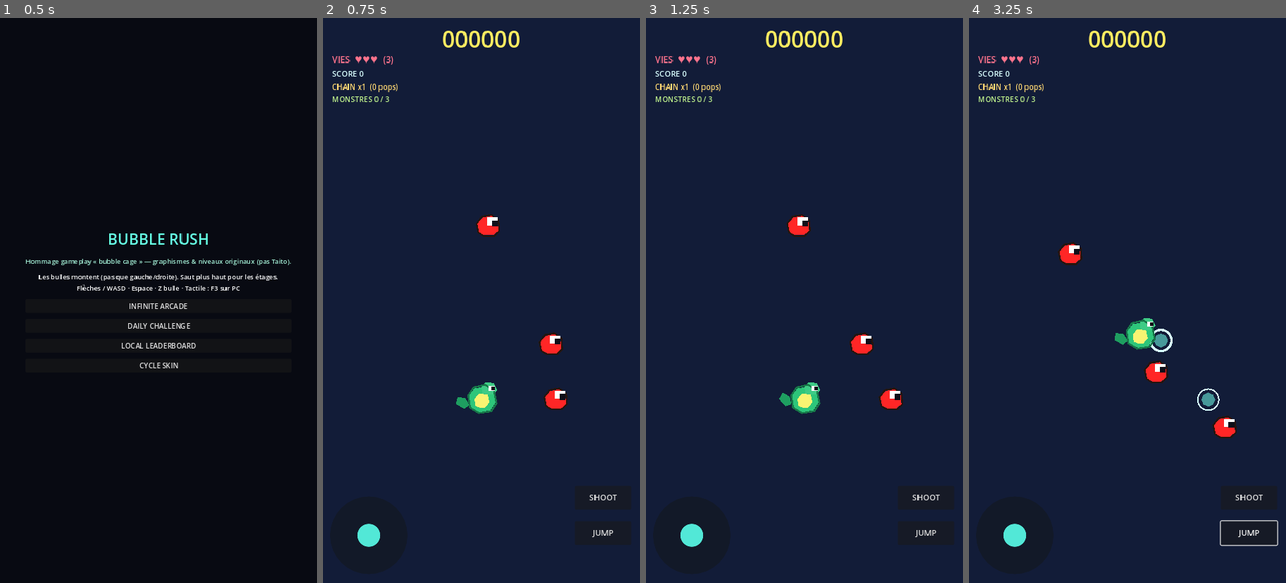
Above: before the commit, frames 1-4 (left to right).
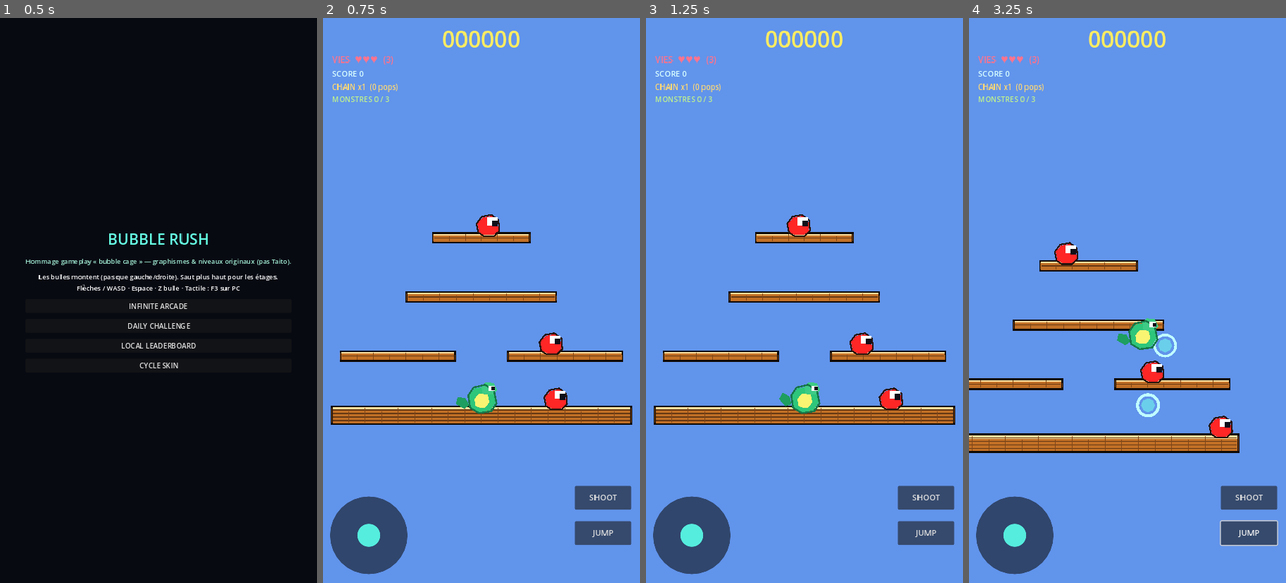
Above: after the commit, the same moments.

Repository: NateDjan/myapp
Game: Godot game, scene res://scenes/main.tscn
The game is run twice, just before and just after one commit, with the same random seed, the same clock (stepped at 60 frames per second) and the same inputs.
Inputs (mouse positions are in pixels of both pictures, inside the frame that each line leads up to):
- Up to frame 1 (0.5 s): no input
- Up to frame 2 (0.75 s): click "INFINITE ARCADE" at 0.5 s
- Up to frame 3 (1.25 s): no input
- Up to frame 4 (3.25 s): click "SHOOT" at 1.25 s; click "JUMP" at 2 s; tap Enter (ui_accept) at 2.75, 3.02 s; move the mouse to (1197, 272) at 2.77 s; hold Right (ui_right) from 2.78 s (still down); tap Z at 2.85 s; click (1197, 272) at 2.92 s

Frame 1 is identical in both runs. In frame 2, 98% of the frame differs, in the area x 0-100%, y 0-100%; in frame 3, 98%; in frame 4, 99%.

Commit message:
feat(game): briques style Mario & bulles horizontales avec portance
Co-authored-by: NateDjan <NateDjan@users.noreply.github.com>

Diff:
--- a/game/scenes/main.tscn
+++ b/game/scenes/main.tscn
@@ -1,9 +1,10 @@
-[gd_scene load_steps=12 format=3]
+[gd_scene load_steps=13 format=3]
 
 [ext_resource type="Script" path="res://scripts/main.gd" id="1_main"]
 [ext_resource type="Script" path="res://scripts/level_manager.gd" id="2_lm"]
 [ext_resource type="Script" path="res://scripts/juice_camera.gd" id="3_cam"]
 [ext_resource type="PackedScene" path="res://scenes/player.tscn" id="4_pl"]
+[ext_resource type="Script" path="res://scripts/brick_platform_visual.gd" id="5_brick"]
 
 [sub_resource type="RectangleShape2D" id="Rect_floor"]
 size = Vector2(680, 40)
@@ -56,10 +57,40 @@
 offset_top = -120.0
 offset_right = 840.0
 offset_bottom = 1400.0
-color = Color(0.07, 0.11, 0.22, 1)
+color = Color(0.38, 0.58, 0.92, 1)
+
+[node name="BrickFloor" type="Node2D" parent="GameWorld/World"]
+z_index = -2
+position = Vector2(360, 1020)
+script = ExtResource("5_brick")
+brick_size = Vector2(680, 40)
 
 [node name="Platforms" type="StaticBody2D" parent="GameWorld/World"]
 collision_layer = 1
+
+[node name="Vis_L" type="Node2D" parent="GameWorld/World/Platforms"]
+z_index = -2
+position = Vector2(170, 886)
+script = ExtResource("5_brick")
+brick_size = Vector2(260, 22)
+
+[node name="Vis_R" type="Node2D" parent="GameWorld/World/Platforms"]
+z_index = -2
+position = Vector2(550, 886)
+script = ExtResource("5_brick")
+brick_size = Vector2(260, 22)
+
+[node name="Vis_MID" type="Node2D" parent="GameWorld/World/Platforms"]
+z_index = -2
+position = Vector2(360, 752)
+script = ExtResource("5_brick")
+brick_size = Vector2(340, 22)
+
+[node name="Vis_TOP" type="Node2D" parent="GameWorld/World/Platforms"]
+z_index = -2
+position = Vector2(360, 618)
+script = ExtResource("5_brick")
+brick_size = Vector2(220, 22)
 
 [node name="P_L" type="CollisionShape2D" parent="GameWorld/World/Platforms"]
 position = Vector2(170, 886)
--- /dev/null
+++ b/game/scripts/brick_platform_visual.gd
@@ -0,0 +1,32 @@
+extends Node2D
+## Dessin procédural « briques Mario » (lisible, pas d’images).
+
+@export var brick_size: Vector2 = Vector2(260, 22)
+
+
+func _ready() -> void:
+	z_index = -2
+	queue_redraw()
+
+
+func _draw() -> void:
+	var w := brick_size.x
+	var h := brick_size.y
+	var tl := Vector2(-w * 0.5, -h * 0.5)
+	var rect := Rect2(tl, brick_size)
+
+	draw_rect(rect, Color(0.76, 0.44, 0.15))
+	draw_rect(Rect2(tl, Vector2(w, maxf(5.0, h * 0.24))), Color(1.0, 0.88, 0.62))
+	draw_rect(rect, Color(0.06, 0.04, 0.02), false, 4.0)
+
+	var rows := maxi(2, mini(5, int(h / 8.0)))
+	for r in range(1, rows):
+		var yy := tl.y + float(r) * (h / float(rows))
+		draw_line(Vector2(tl.x + 3, yy), Vector2(tl.x + w - 3, yy), Color(0.4, 0.22, 0.08), 2.0)
+
+	var cols := maxi(4, int(w / 36.0))
+	var cw := w / float(cols)
+	for c in range(cols + 1):
+		var xx := tl.x + float(c) * cw
+		var shift := (c % 2) * (h * 0.22)
+		draw_line(Vector2(xx, tl.y + shift + 3), Vector2(xx, tl.y + h - 3), Color(0.5, 0.28, 0.1), 1.6)
--- a/game/scripts/bubble.gd
+++ b/game/scripts/bubble.gd
@@ -1,16 +1,15 @@
 extends CharacterBody2D
-## Bulle qui **monte** : dérive vers le haut + tir en diagonale haute (pas ping-pong horizontal infini).
+## Bulle « arcade » : surtout **horizontale**, portance vers le haut (pas ping-pong vertical).
 
 signal enemy_trapped(bubble: Node, enemy: Node)
 signal bubble_popped(bubble: Node, world_pos: Vector2)
 
-const FLOAT_SPEED := 56.0
+const FLOAT_SPEED := 58.0
 const ENEMY_STATE_BUBBLED := 2
-const BUOY_STEER := 0.11 ## Vers où on pousse la direction chaque frame (vers le haut).
-const HORIZ_DAMP := 0.985 ## Réduit peu à peu le va-et-vient horizontal.
+const UPLIFT := 520.0 ## Réduit vy (monte) chaque seconde — vy positif = vers le bas en Godot.
+const MAX_UP := -780.0
 
-var dir: Vector2 = Vector2.RIGHT
-var speed: float = 300.0
+var vel: Vector2 = Vector2.ZERO
 var electric: bool = false
 var trapped_enemy: Node = null
 var _alive: bool = true
@@ -45,8 +44,8 @@
 		var a := TAU * float(i) / float(segs)
 		pts.append(Vector2(cos(a), sin(a)) * rad)
 	ring.points = pts
-	ring.width = 5.0
-	ring.default_color = Color(0.95, 1.0, 1.0, 1.0)
+	ring.width = 6.0
+	ring.default_color = Color(1.0, 1.0, 1.0, 1.0)
 	ring.closed = true
 
 
@@ -55,8 +54,7 @@
 		return
 	_pulse_t += delta
 	if ring:
-		var w := 4.2 + sin(_pulse_t * 6.0) * 1.5
-		ring.width = w
+		ring.width = 5.0 + sin(_pulse_t * 7.0) * 1.8
 
 
 func configure(
@@ -66,15 +64,17 @@
 	is_electric: bool
 ) -> void:
 	_flight_time = 0.0
-	dir = shot_dir.normalized()
-	# Forcer une composante vers le haut si le tir est trop plat
-	if dir.y > -0.15:
-		dir = Vector2(dir.x, -0.65).normalized()
-	speed = shot_speed
+	var d := shot_dir.normalized()
+	# Tir prioritairement horizontal (style Mario / BB tir latéral)
+	if absf(d.x) < 0.55:
+		d.x = signf(d.x) if absf(d.x) > 0.08 else 1.0
+		d.y = -0.22
+		d = d.normalized()
+	vel = d * shot_speed
 	electric = is_electric
 	if giant:
 		scale = Vector2(1.55, 1.55)
-		speed *= 0.92
+		vel *= 0.92
 	if visual:
 		visual.color = visual.color.lerp(Color(1.0, 0.55, 0.95), 0.35 if giant else 0.0)
 		if electric:
@@ -82,7 +82,7 @@
 	if ring:
 		if giant:
 			ring.scale = Vector2(1.12, 1.12)
-		ring.default_color = Color(1.0, 0.65, 0.95, 0.95) if giant else Color(0.85, 1.0, 1.0, 1.0)
+		ring.default_color = Color(1.0, 0.65, 0.95, 0.95) if giant else Color(0.75, 1.0, 1.0, 1.0)
 		if electric:
 			ring.default_color = Color(1.0, 0.95, 0.35, 1.0)
 
@@ -96,34 +96,26 @@
 		return
 
 	_flight_time += delta
-	# Monte toujours un peu : objectif diagonale haut + vers le côté du dernier rebond
-	var side := signf(dir.x)
-	if absf(side) < 0.1:
-		side = 1.0
-	var up_bias := Vector2(side * 0.42, -1.0).normalized()
-	dir = dir.lerp(up_bias, BUOY_STEER * 60.0 * delta).normalized()
-	dir.x *= HORIZ_DAMP
-	dir = dir.normalized()
-	if dir.length_squared() < 0.04:
-		dir = Vector2(side * 0.45, -0.92).normalized()
+	# Portance : monte tout en gardant le côté horizontal
+	vel.y -= UPLIFT * delta
+	vel.y = maxf(vel.y, MAX_UP)
 
-	velocity = dir * speed
+	velocity = vel
 	move_and_slide()
 
 	for i in get_slide_collision_count():
 		var col := get_slide_collision(i)
-		var collider_node := col.get_collider()
-		if collider_node and collider_node.is_in_group("enemies"):
-			_try_trap(collider_node)
+		var hit := col.get_collider()
+		if hit and hit.is_in_group("enemies"):
+			_try_trap(hit)
 			return
 		var n := col.get_normal()
-		if absf(n.x) > 0.52:
-			dir.x *= -1.0
-			dir.y = minf(dir.y, -0.38)
-			dir = dir.normalized()
+		if absf(n.x) > 0.48:
+			vel.x *= -0.94
+		elif n.y > 0.52:
+			vel.y = maxf(-vel.y * 0.35, 120.0)
 
-	# Sécurité : pas de bulle piégée en ping-pong 40s
-	if _flight_time > 36.0:
+	if _flight_time > 28.0:
 		queue_free()
 
 
@@ -134,6 +126,7 @@
 	enemy_trapped.emit(self, enemy)
 	if enemy.has_method("enter_bubble"):
 		enemy.call("enter_bubble", self)
+	vel = Vector2.ZERO
 	velocity = Vector2.ZERO
 	collision_mask = 1
 	_enable_platform()
--- a/game/scripts/player.gd
+++ b/game/scripts/player.gd
@@ -123,9 +123,9 @@
 
 func _shoot_bubbles() -> void:
 	var count := maxi(1, _multi_shots)
-	var spread := deg_to_rad(8.0)
-	# Tir diagonale **haute** (monte tout seul), pas horizontal pur.
-	var base_dir := Vector2(facing * 0.42, -0.91).normalized()
+	var spread := deg_to_rad(6.0)
+	# Tir surtout **horizontal** ; la bulle monte grâce à la portance dans bubble.gd
+	var base_dir := Vector2(facing * 0.93, -0.28).normalized()
 	for i in count:
 		var ang := spread * (float(i) - float(count - 1) * 0.5)
 		var d := base_dir.rotated(ang)
@@ -146,7 +146,7 @@
 	else:
 		get_parent().add_child(bubble)
 	bubble.global_position = muzzle.global_position
-	var spd := 290.0 * (0.92 if _slow_timer > 0.0 else 1.0)
+	var spd := 340.0 * (0.92 if _slow_timer > 0.0 else 1.0)
 	if bubble.has_method("configure"):
 		bubble.call("configure", d, spd, _next_giant, _next_electric)
 	_next_giant = false
